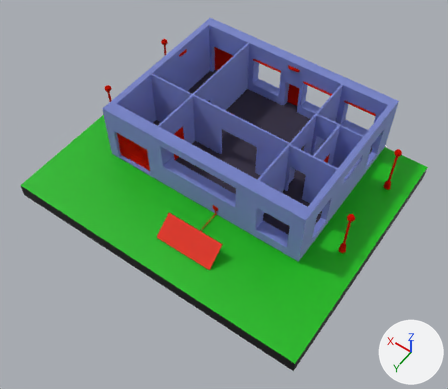
The glTF model Models/Model.glb as it was, and as the next commit left it.
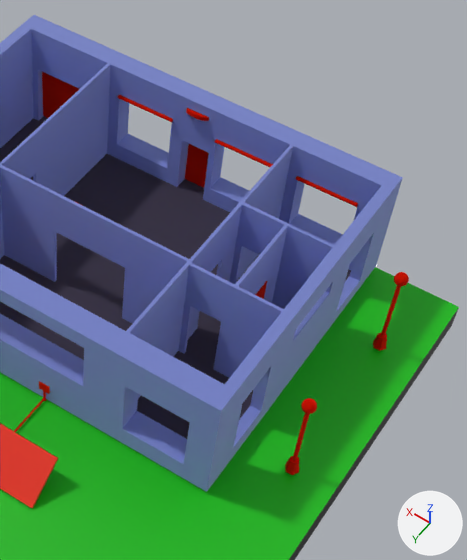
The first picture shows the older version from a camera (50 mm lens) standing at (-1.69, 1.83, 3.42) and looking at (-0.28, -0.15, 0.31). The close-ups show both versions on the part from 43% to 96% of the width and 3% to 76% of the height of that picture; other places that the commit changed are outside them. Every picture has the same lights, and +X, +Y and +Z are marked at lower right. Where no turn or scale is listed for an object, it has been applied to the vertices.

The older version as bpy lines, for what is in view:
```python
ob_cilindro_006 = bpy.data.objects.new('Cilindro.006', me_cilindro_006)
ob_cilindro_006.location = (-0.197, -1.062, 0.663)
ob_cilindro_009 = bpy.data.objects.new('Cilindro.009', me_cilindro_009)
ob_cilindro_009.location = (0.058, -1.061, 0.588)
ob_cilindro_010 = bpy.data.objects.new('Cilindro.010', me_cilindro_010)
ob_cilindro_010.location = (-0.344, -1.061, 0.588)
ob_esfera = bpy.data.objects.new('Esfera', me_esfera_002)
ob_esfera.location = (-1.085, -0.821, 0.616)
ob_esfera_001 = bpy.data.objects.new('Esfera.001', me_esfera_003)
ob_esfera_001.location = (-1.085, -0.229, 0.616)
ob_porton = bpy.data.objects.new('porton', me_porton)
ob_porton.location = (0.205, -1.095, 0.317)
ob_puerta_005 = bpy.data.objects.new('puerta.005', me_puerta_004)
ob_puerta_005.location = (-0.725, -0.639, 0.293)
# also in view: 'Cubo.004' at (-0.32, 0.28, 0.34); 'Cubo' at (-0.19, -0.59, 0.29); 'maquetaSTL' at (-0.18, -0.57, 0.5); 'puerta' at (-0.2, -1.12, 0.41); 'Cube.001' at (-0.19, -0.3, 0.23)
```
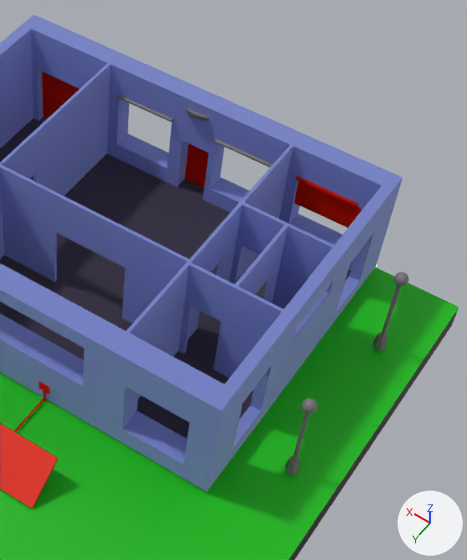
The edits, one by one:
Material 'Disabled' (mat_disabled) is new.
Its base color is (0.183, 0.17, 0.185) (grey #777377).
me_cilindro_006 has 64 vertices, 124 faces and spans x -0.0433..0.0433, y -0.014..0.014, z -0.0072..0.0072.
me_cilindro_006 no longer uses material mat_puerta (red #e7280e).
me_cilindro_006 now uses material mat_disabled (grey #777377).
me_cilindro_009 has 128 vertices, 252 faces and spans x -0.16..0.065, y -0.008..0.008, z -0.007..0.007.
me_cilindro_009 no longer uses material mat_puerta (red #e7280e).
me_cilindro_009 now uses material mat_disabled (grey #777377).
me_cilindro_010 has 128 vertices, 252 faces and spans x -0.16..0.065, y -0.008..0.008, z -0.007..0.007.
me_cilindro_010 no longer uses material mat_puerta (red #e7280e).
me_cilindro_010 now uses material mat_disabled (grey #777377).
me_esfera_002 has 742 vertices, 1480 faces and spans x -0.024..0.024, y -0.022..0.022, z -0.326..0.022.
me_esfera_002 no longer uses material mat_puerta (red #e7280e).
me_esfera_002 now uses material mat_disabled (grey #777377).
me_esfera_003 has 742 vertices, 1480 faces and spans x -0.024..0.024, y -0.022..0.022, z -0.326..0.022.
me_esfera_003 no longer uses material mat_puerta (red #e7280e).
me_esfera_003 now uses material mat_disabled (grey #777377).
me_puerta_004 has 208 vertices, 412 faces and spans x 0.0..0.012, y -0.005..0.106, z 0.0..0.24.
me_puerta_004 no longer uses material mat_puerta (red #e7280e).
me_puerta_004 now uses material mat_disabled (grey #777377).
Mesh me_cilindro_004 is new.
It has 128 vertices, 252 faces and spans x -2.3..2.3, y -23.6..57.7, z -2.7..2.7.
It uses material mat_puerta_001 (red #e7280e).
Object 'Cilindro.004' (ob_cilindro_004) is new; it shows me_cilindro_004.
Its location is (-0.67, -1.062, 0.527).
Its rotation in degrees is (103, 90, 13).
Its scale is (-0.0229, -0.00286, -0.000702).

Boxes [x1, y1, x2, y2] around the edits, measured in the close-ups (467 x 560 px):
'Cilindro.004', added (red)
    after: [294, 181, 361, 228]
'Esfera.001', recoloured
    both: [285, 398, 317, 475]
'Esfera', recoloured (red to grey)
    both: [373, 272, 409, 351]
'Cilindro.010', recoloured (red to grey)
    both: [215, 139, 273, 167]
'Cilindro.009', recoloured (red to grey)
    both: [117, 95, 173, 122]
'Cilindro.006', recoloured
    both: [186, 108, 209, 121]
'puerta.005', recoloured
    both: [255, 281, 267, 299]
